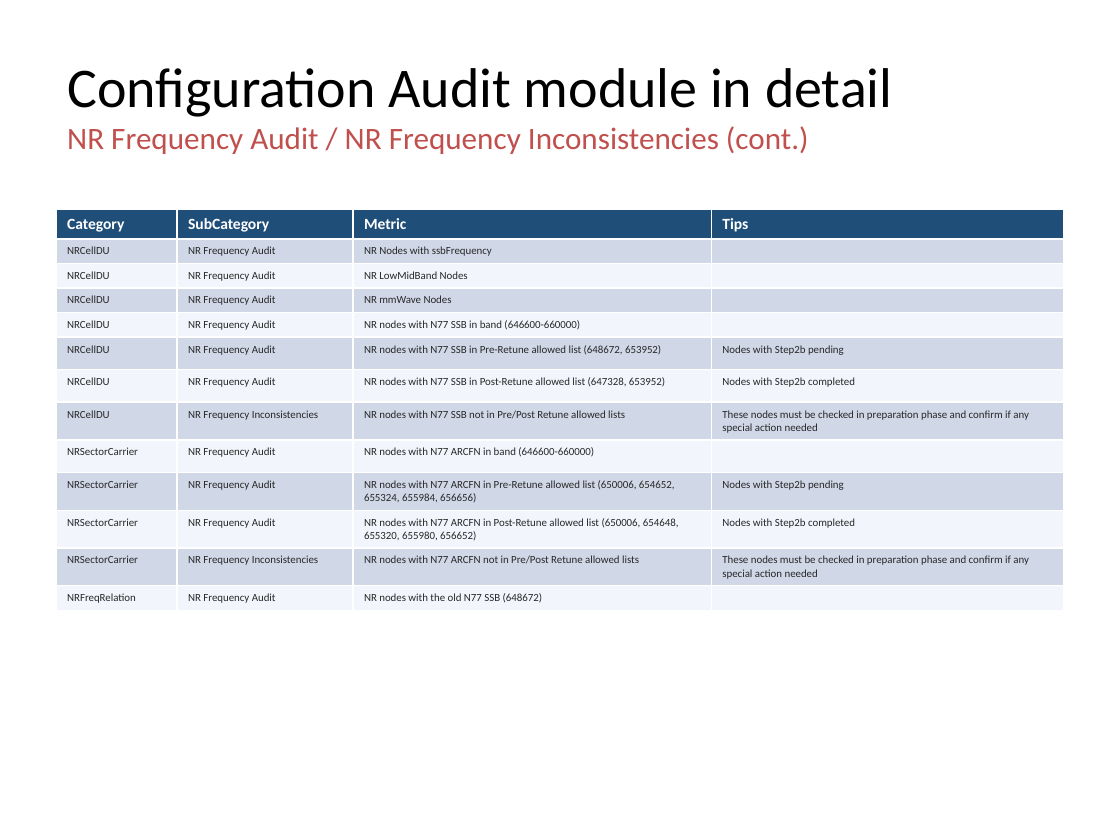
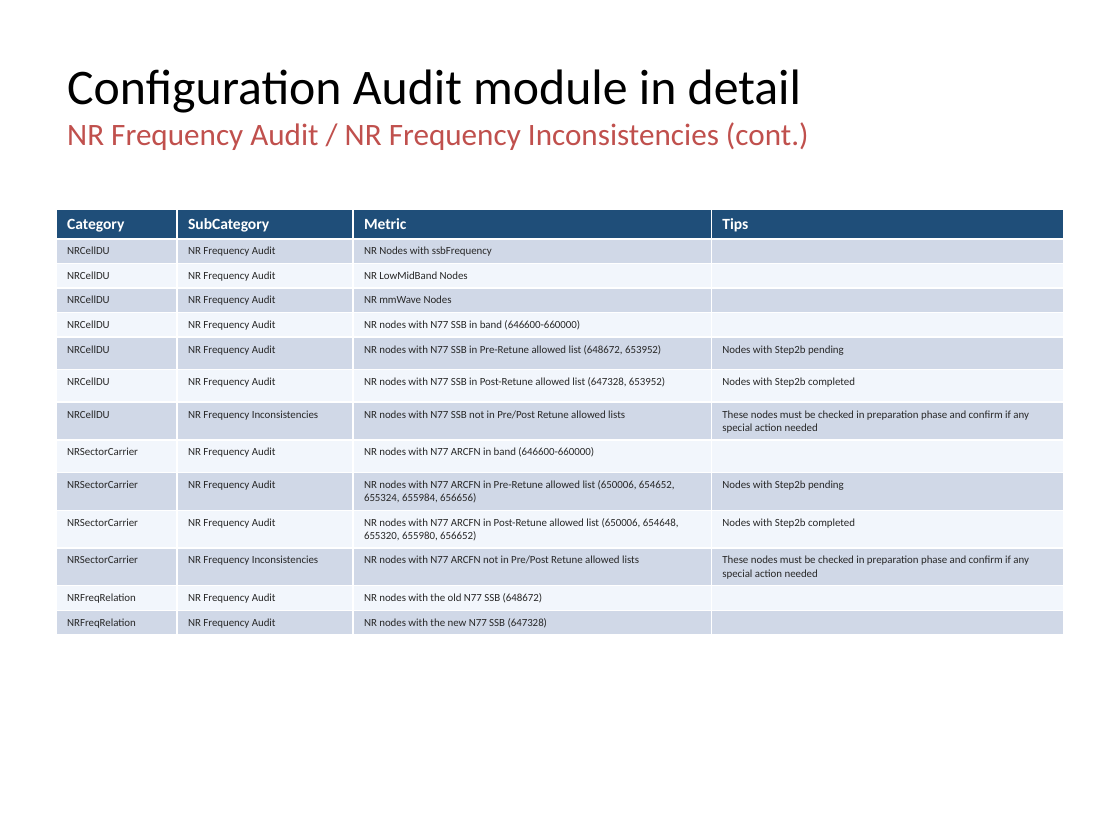
Before and after one commit to jaimetur/SSB_RetuningAutomations, a slide deck: slide 34 of help/User-Guide-SSB-Retuning-Automations-v0.7.6.pptx (slide 32 before the commit). Drawn at 1120x840 pixels with LibreOffice and Linux fonts; fonts in the diff are those of the drawing; background and template pictures are left out. Boxes give left, top, right and bottom in pixels: in the first picture for what was removed or moved away, otherwise in the second. Text is boxed around its words. In the diff, an @@ line names an element or a change of style, - is before the commit and + after.

```diff
--- a/help/User-Guide-SSB-Retuning-Automations-v0.7.6.pptx
+++ b/help/User-Guide-SSB-Retuning-Automations-v0.7.6.pptx
@@ title at (67, 69, 801, 113): size 36 to 32 pt in "Configuration Audit module in detail" @@
@@ table at (56, 209, 1064, 632) @@
+row 14: NRFreqRelation | NR Frequency Audit | NR nodes with the new N77 SSB (647328) | 
```
Also in this commit, not shown: 54 other slides changed, 7 slides added, 6 slides removed, 7 other files.
